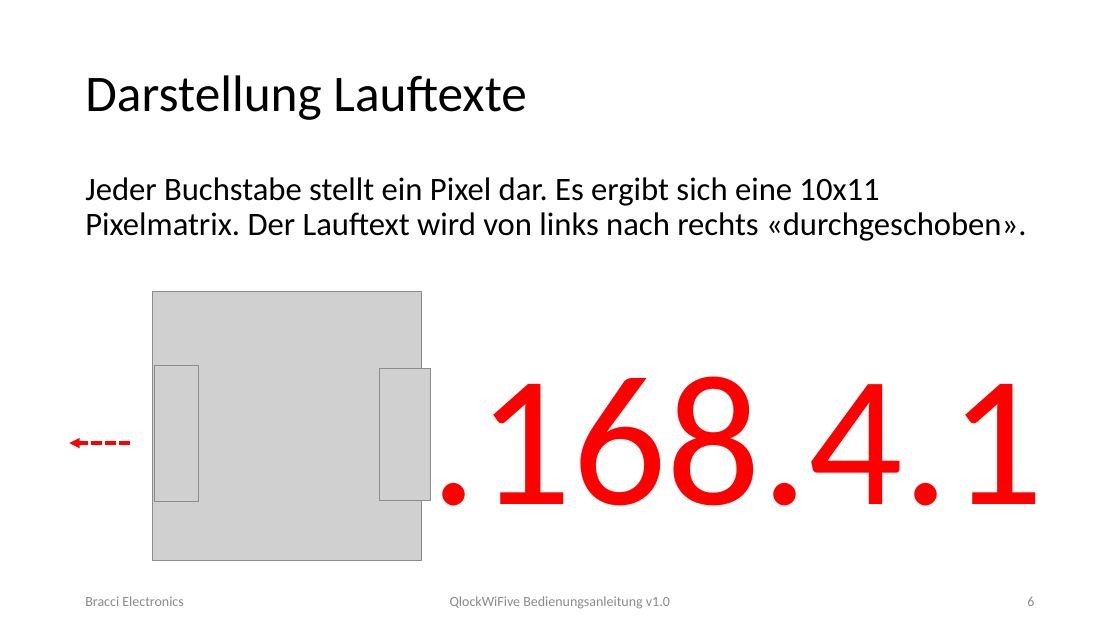
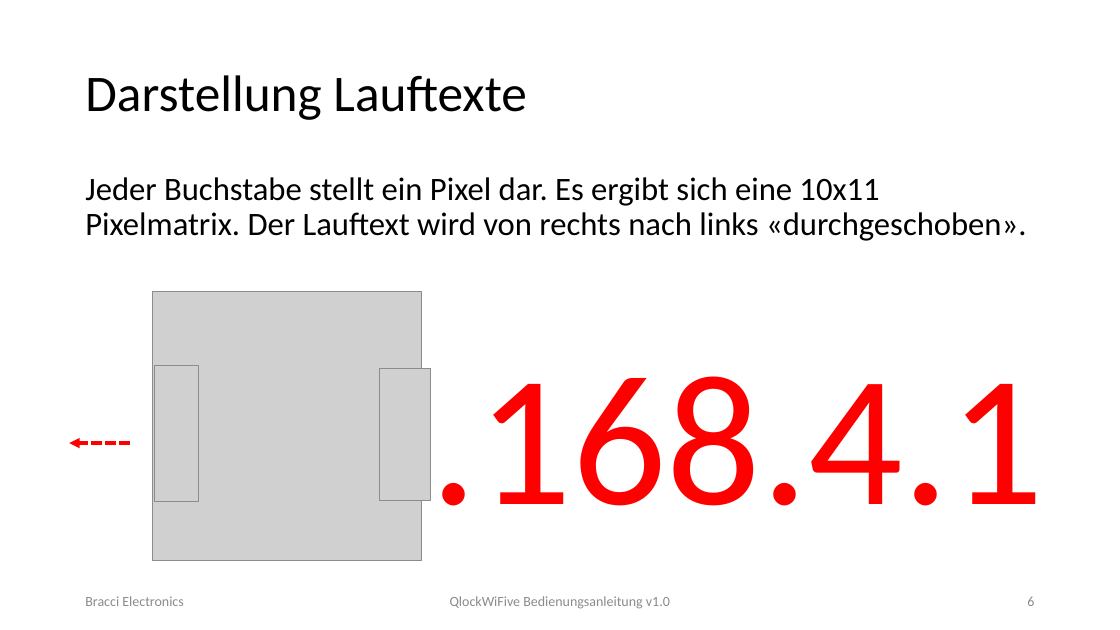
Before and after one commit to crianer/Qlockwork, a slide deck: slide 6 of misc/Instruction/Bedienungsanleitung_QlockWiFive_2.pptx. Drawn at 1120x630 pixels with LibreOffice and Linux fonts; fonts in the diff are those of the drawing; grey boxes stand for pictures. Boxes give left, top, right and bottom in pixels: in the first picture for what was removed or moved away, otherwise in the second. Text is boxed around its words. In the diff, an @@ line names an element or a change of style, - is before the commit and + after.

```diff
--- a/misc/Instruction/Bedienungsanleitung_QlockWiFive_2.pptx
+++ b/misc/Instruction/Bedienungsanleitung_QlockWiFive_2.pptx
@@ text at (x1=85, y1=177, x2=1026, y2=241): text changed @@
-Jeder Buchstabe stellt ein Pixel dar. Es ergibt sich eine 10x11 Pixelmatrix. Der Lauftext wird von links nach rechts «durchgeschoben».
+Jeder Buchstabe stellt ein Pixel dar. Es ergibt sich eine 10x11 Pixelmatrix. Der Lauftext wird von rechts nach links «durchgeschoben».
```
Also in this commit, not shown: 5 other slides changed, 20 other files.
